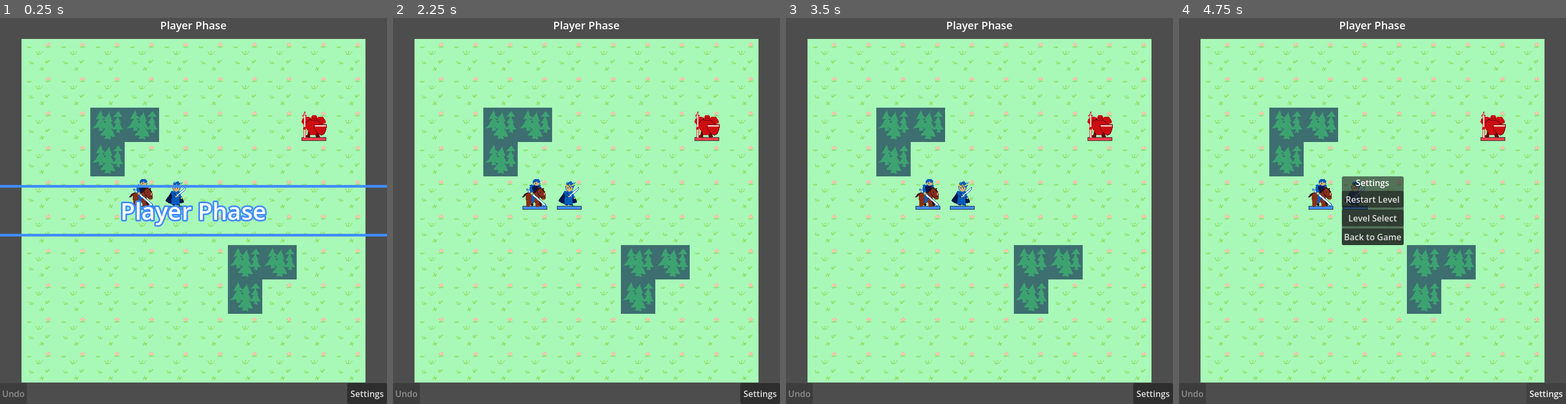
Above: before the commit, frames 1-4 (left to right).
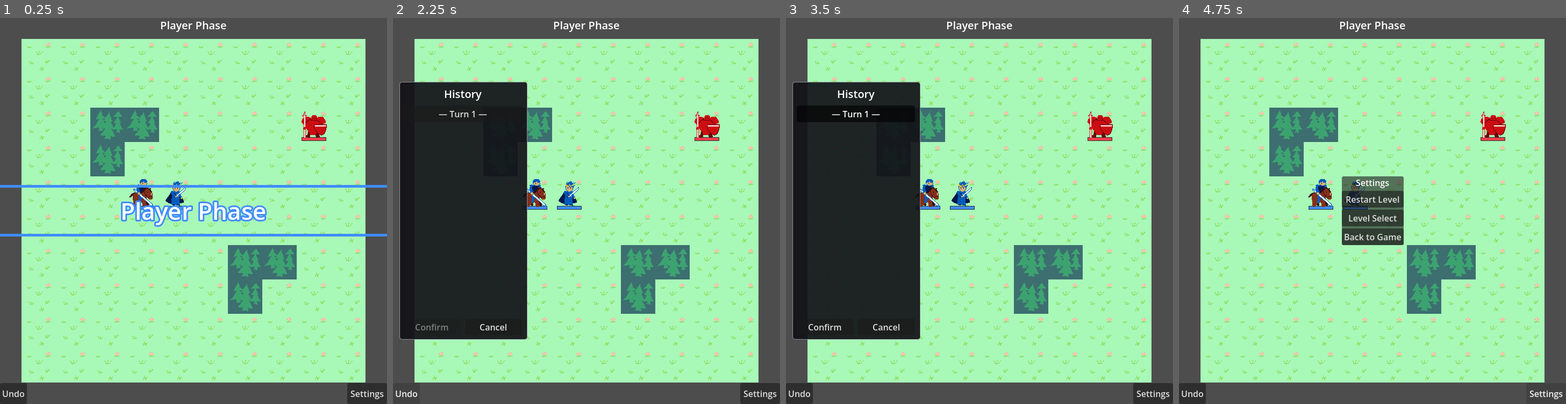
Above: after the commit, the same moments.

Repository: fhchu/feclone
Game: Godot game, scene res://scenes/game.tscn
Same seed, same stepped clock (60 frames per second), same inputs: the game is played once before the commit and once after it.
Inputs (mouse positions are in pixels of both pictures, inside the frame that each line leads up to):
- Up to frame 1 (0.25 s): no input
- Up to frame 2 (2.25 s): click (404, 392) at 0.5 s, where only the run after the commit has a clickable "Undo"; click (404, 392) at 1.25 s, where only the run after the commit has a clickable "Undo"; click (404, 392) at 2 s, where only the run after the commit has a clickable "Undo"
- Up to frame 3 (3.5 s): click (855, 114) at 2.75 s, where only the run after the commit has a clickable "— Turn 1 —"
- Up to frame 4 (4.75 s): click (1279, 326) at 3.5 s, where only the run after the commit has a clickable "Cancel"; click "Settings" at 4.25 s

The runs differ from the first frame. In frame 1, less than 0.1% of the frame differs, in the area x 0-7%, y 96-99%; in frame 2, 22%, in the area x 0-35%, y 16-99%; in frame 3, 22%; in frame 4, less than 0.1%.

Commit message:
Turn undo into a full history browser with preview and jump
The Undo button now opens a left-side panel listing every player
action back to the start of the map, labelled by outcome ("Cavalier
attacks Knight", "Lord waits" — labels finalise when the menu decision
resolves) with a "— Turn N —" marker as its own jumpable entry at each
player-phase start. Clicking an entry previews that board state live;
Confirm commits the jump and truncates the forward history, Cancel
restores the captured present. Enemy-phase snapshots are pruned once
their round ends — they were never legal destinations — which also
bounds history memory on long maps. The single-step undo_move remains
for the Game Over screen's Undo Last Move.

Snapshots now carry label/turn/type and key unit states by node name
instead of node reference, making them pure serialisable data: the
planned suspend-to-disk save becomes additive (SaveGame autoload +
resume path) with no further undo rework. Restore treats units missing
from a snapshot as not-yet-present, ready for future reinforcements.

Co-Authored-By: Claude Fable 5 <noreply@anthropic.com>

Diff:
--- a/scenes/game.tscn
+++ b/scenes/game.tscn
@@ -303,6 +303,51 @@
 text = "Knight"
 horizontal_alignment = 1
 
+[node name="HistoryPanel" type="PanelContainer" parent="UI"]
+visible = false
+anchor_top = 0.5
+anchor_bottom = 0.5
+offset_left = 12.0
+offset_top = -240.0
+offset_bottom = 240.0
+grow_vertical = 2
+theme_override_styles/panel = SubResource("StyleBoxFlat_info")
+
+[node name="VBoxContainer" type="VBoxContainer" parent="UI/HistoryPanel"]
+layout_mode = 2
+theme_override_constants/separation = 8
+
+[node name="Title" type="Label" parent="UI/HistoryPanel/VBoxContainer"]
+layout_mode = 2
+theme_override_font_sizes/font_size = 20
+text = "History"
+horizontal_alignment = 1
+
+[node name="Scroll" type="ScrollContainer" parent="UI/HistoryPanel/VBoxContainer"]
+custom_minimum_size = Vector2(220, 0)
+layout_mode = 2
+size_flags_vertical = 3
+horizontal_scroll_mode = 0
+
+[node name="HistoryList" type="VBoxContainer" parent="UI/HistoryPanel/VBoxContainer/Scroll"]
+layout_mode = 2
+size_flags_horizontal = 3
+
+[node name="Buttons" type="HBoxContainer" parent="UI/HistoryPanel/VBoxContainer"]
+layout_mode = 2
+theme_override_constants/separation = 8
+
+[node name="ConfirmButton" type="Button" parent="UI/HistoryPanel/VBoxContainer/Buttons"]
+layout_mode = 2
+size_flags_horizontal = 3
+disabled = true
+text = "Confirm"
+
+[node name="CancelButton" type="Button" parent="UI/HistoryPanel/VBoxContainer/Buttons"]
+layout_mode = 2
+size_flags_horizontal = 3
+text = "Cancel"
+
 [node name="SettingsButton" type="Button" parent="UI"]
 anchors_preset = 3
 anchor_left = 1.0
--- a/scripts/main.gd
+++ b/scripts/main.gd
@@ -94,15 +94,24 @@
 var _targetable             : Dictionary = {}     # enemy cell → true while targeting
 var _forecast_target        : Variant    = null   # cell whose forecast is up; next click commits
 
-# ── Undo stack ─────────────────────────────────────────────────────────────────
-var undo_stack : Array = []
+# ── Undo stack / history ───────────────────────────────────────────────────────
+# Full-state snapshots, one per action, each labelled ("Lord attacks
+# Knight") plus one "Turn N" marker at every player-phase start — the
+# history browser lists markers and player actions as jump targets.
+# Unit states are keyed by node NAME (sibling-unique, stable across
+# level reloads) so snapshots stay serialisable for the future
+# suspend-to-disk feature.
+var undo_stack  : Array = []
+var turn_number : int   = 0
 
 # ── Setup ──────────────────────────────────────────────────────────────────────
 
 func _ready() -> void:
     overlay.overlay_alpha = 0.5
     info_portrait.texture = AtlasTexture.new()
-    undo_button.pressed.connect(undo_move)
+    undo_button.pressed.connect(_open_history)
+    history_confirm.pressed.connect(_on_history_confirm)
+    history_panel.get_node("VBoxContainer/Buttons/CancelButton").pressed.connect(_on_history_cancel)
     attack_button.pressed.connect(_on_attack_pressed)
     wait_button.pressed.connect(_on_wait_pressed)
     settings_button.pressed.connect(_on_settings_pressed)
@@ -129,8 +138,11 @@
         level.queue_free()
 
     # Reset match state. _deselect also clears menu/targeting/pending.
-    unit_map   = {}
-    undo_stack = []
+    unit_map    = {}
+    undo_stack  = []
+    turn_number = 0
+    _history_open = false
+    history_panel.visible = false
     _deselect()
     undo_button.disabled     = true
     _combat_active           = false
@@ -266,7 +278,7 @@
 func _input_locked() -> bool:
     return _combat_active or _phase_changing or _walking \
             or _settings_open or _level_over or _game_over \
-            or _menu_open or _targeting
+            or _menu_open or _targeting or _history_open
 
 ## Begins a phase: refreshes every unit (the previous team un-greys, the
 ## new team gets its actions back) and plays the announcement banner.
@@ -276,6 +288,14 @@
     _deselect()
     for unit in units_node.get_children():
         unit.has_acted = false
+    if team == PLAYER_TEAM:
+        # Enemy-phase snapshots are never jump targets; drop them now
+        # that their round is over, then mark the new turn in history.
+        while not undo_stack.is_empty() and undo_stack.back()["team"] != PLAYER_TEAM:
+            undo_stack.pop_back()
+        turn_number += 1
+        undo_stack.append(_capture_snapshot("Turn %d" % turn_number, "turn"))
+        undo_button.disabled = false
     var title : String = "Player Phase" if team == PLAYER_TEAM else "Enemy Phase"
     turn_label.text = title
     _show_banner(title, BANNER_COLORS[team])
@@ -373,8 +393,9 @@
         # Direct strike gesture: approach the enemy, then the forecast
         # asks for one confirming click before combat commits.
         var launch : Vector2i = attack_targets[target]
+        var label  : String   = "%s attacks %s" % [unit.display_name(), unit_map[target].display_name()]
         _deselect()
-        _push_undo_snapshot()
+        _push_undo_snapshot(label)
         _move_then_forecast(unit, launch, target)
         return true
     if target == unit.cell:
@@ -385,7 +406,7 @@
         return true
     if target in reachable_cells:
         _deselect()
-        _push_undo_snapshot()
+        _push_undo_snapshot("%s moves" % unit.display_name())
         _move_unit_walking(unit, target)
         return true
     return false
@@ -602,6 +623,8 @@
     if _targetable.has(cell):
         if _forecast_target == cell:
             var defender : Area2D = unit_map[cell]
+            if have_snapshot:
+                _set_last_label("%s attacks %s" % [unit.display_name(), defender.display_name()])
             _clear_pending()
             overlay.clear_all()
             _begin_combat(unit, defender, unit.cell, not have_snapshot)
@@ -686,9 +709,12 @@
         return
     var unit          : Area2D = _pending_unit
     var have_snapshot : bool   = _pending_snapshot_taken
+    var label         : String = "%s waits" % unit.display_name()
     _clear_pending()
-    if not have_snapshot:
-        _push_undo_snapshot()
+    if have_snapshot:
+        _set_last_label(label)
+    else:
+        _push_undo_snapshot(label)
     _finish_action(unit)
 
 # ── Move application ───────────────────────────────────────────────────────────
@@ -776,7 +802,8 @@
 func _begin_combat(attacker: Area2D, defender: Area2D, launch_cell: Vector2i,
         push_snapshot: bool = true) -> void:
     if push_snapshot:
-        _push_undo_snapshot()  # one undo reverts approach move and damage
+        _push_undo_snapshot("%s attacks %s" %
+                [attacker.display_name(), defender.display_name()])
     _combat_active = true
 
     # Walk the approach (or just settle home when attacking in place).
@@ -896,12 +923,12 @@
 
 # ── Undo ───────────────────────────────────────────────────────────────────────
 
-func _push_undo_snapshot() -> void:
-    # {node: state} for every unit node, so undo can restore each one's
-    # position, health, and visibility (defeats revert too).
+## Captures the complete board state as pure data (unit states keyed by
+## node name — no object references, so this is disk-serialisable).
+func _capture_snapshot(label: String, type: String = "action") -> Dictionary:
     var states : Dictionary = {}
     for unit in units_node.get_children():
-        states[unit] = {
+        states[String(unit.name)] = {
             "cell"     : unit.cell,
             "world"    : unit.global_position,
             "rest"     : unit._rest_position,
@@ -910,14 +937,104 @@
             "hp"       : unit.hp,
             "acted"    : unit.has_acted,
         }
-    undo_stack.append({"unit_states": states, "team": current_team})
+    return {
+        "unit_states": states,
+        "team"       : current_team,
+        "turn"       : turn_number,
+        "label"      : label,
+        "type"       : type,
+    }
+
+func _push_undo_snapshot(label: String) -> void:
+    undo_stack.append(_capture_snapshot(label))
     undo_button.disabled = false
 
-## Called by the Undo button. Restores phase state too, so undoing the
-## action that ended a phase steps back into that phase. Enemy actions
-## are deterministic reactions, so snapshots taken during the enemy
-## phase collapse into the player action that provoked them: one undo
-## lands back on a state where it's the player's input.
+## Rewrites the newest snapshot's label once the action it precedes is
+## fully decided (a move finalises as "… waits" or "… attacks …").
+func _set_last_label(label: String) -> void:
+    if not undo_stack.is_empty():
+        undo_stack.back()["label"] = label
+
+# ── History browser ────────────────────────────────────────────────────────────
+# The Undo button opens a left-side panel listing every player action
+# and "Turn N" marker back to the start of the map, newest first.
+# Clicking an entry PREVIEWS that board state live (the camera will let
+# players scout it fully later); Confirm commits the jump and discards
+# the forward history, Cancel returns to the present.
+
+@onready var history_panel   : PanelContainer = $UI/HistoryPanel
+@onready var history_list    : VBoxContainer  = $UI/HistoryPanel/VBoxContainer/Scroll/HistoryList
+@onready var history_confirm : Button         = $UI/HistoryPanel/VBoxContainer/Buttons/ConfirmButton
+
+var _history_open     : bool       = false
+var _history_selected : int        = -1   # index into undo_stack, -1 = none
+var _history_present  : Dictionary = {}   # live state to return to on cancel
+
+func _open_history() -> void:
+    if _history_open:
+        return
+    if _input_locked() or undo_stack.is_empty():
+        return
+    _history_open     = true
+    _history_selected = -1
+    _history_present  = _capture_snapshot("Present")
+    history_confirm.disabled = true
+    _deselect_hover_only()
+    for child in history_list.get_children():
+        child.queue_free()
+    # Newest first; enemy snapshots are pruned each turn and never listed.
+    for i in range(undo_stack.size() - 1, -1, -1):
+        var snap : Dictionary = undo_stack[i]
+        if snap["team"] != PLAYER_TEAM:
+            continue
+        var btn : Button = Button.new()
+        btn.text = ("— %s —" % snap["label"]) if snap["type"] == "turn" else snap["label"]
+        btn.alignment = HORIZONTAL_ALIGNMENT_CENTER if snap["type"] == "turn" \
+                else HORIZONTAL_ALIGNMENT_LEFT
+        btn.toggle_mode = true
+        btn.button_group = _history_group
+        btn.pressed.connect(_on_history_entry.bind(i))
+        history_list.add_child(btn)
+    history_panel.visible = true
+
+var _history_group : ButtonGroup = ButtonGroup.new()
+
+func _deselect_hover_only() -> void:
+    _hovered_unit = null
+    _refresh_unit_info()
+
+## Clicking an entry: preview that snapshot on the board.
+func _on_history_entry(index: int) -> void:
+    _history_selected = index
+    _restore_snapshot(undo_stack[index])
+    history_confirm.disabled = false
+
+## Confirm: the previewed state becomes the present; everything after
+## it (including the selected entry itself) is discarded.
+func _on_history_confirm() -> void:
+    if _history_selected < 0:
+        return
+    undo_stack.resize(_history_selected)
+    _close_history()
+
+## Cancel: back to the present exactly as it was.
+func _on_history_cancel() -> void:
+    if _history_selected >= 0:
+        _restore_snapshot(_history_present)
+    _close_history()
+
+func _close_history() -> void:
+    _history_open         = false
+    _history_selected     = -1
+    _history_present      = {}
+    history_panel.visible = false
+    undo_button.disabled  = undo_stack.is_empty()
+
+## Quick single-step undo — still used by the Game Over screen. Restores
+## phase state too, so undoing the action that ended a phase steps back
+## into that phase. Enemy actions are deterministic reactions, so
+## snapshots taken during the enemy phase collapse into the player
+## action that provoked them: one undo lands back on the player's input.
 func undo_move() -> void:
     if _input_locked():
         return
@@ -932,12 +1049,17 @@
     undo_button.disabled = undo_stack.is_empty()
 
 ## Restores a snapshot's unit states and phase bookkeeping. Shared by
-## undo and the action-menu cancel (which reverts one approach move).
+## undo, the action-menu cancel, and the history browser's preview/jump.
 func _restore_snapshot(snap: Dictionary) -> void:
     var states : Dictionary = snap["unit_states"]
     unit_map.clear()
-    for unit in states:
-        var s : Dictionary = states[unit]
+    for unit in units_node.get_children():
+        if not states.has(String(unit.name)):
+            # Not in this snapshot (a unit spawned later, once
+            # reinforcements exist) — it doesn't exist at that moment.
+            unit.defeat()
+            continue
+        var s : Dictionary = states[String(unit.name)]
         unit.cell            = s["cell"]
         unit.global_position = s["world"]
         unit._rest_position  = s["rest"]
@@ -950,4 +1072,5 @@
             unit_map[unit.cell] = unit
 
     current_team    = snap["team"]
+    turn_number     = snap["turn"]
     turn_label.text = "Player Phase" if current_team == PLAYER_TEAM else "Enemy Phase"
Not shown, changed: README.md
